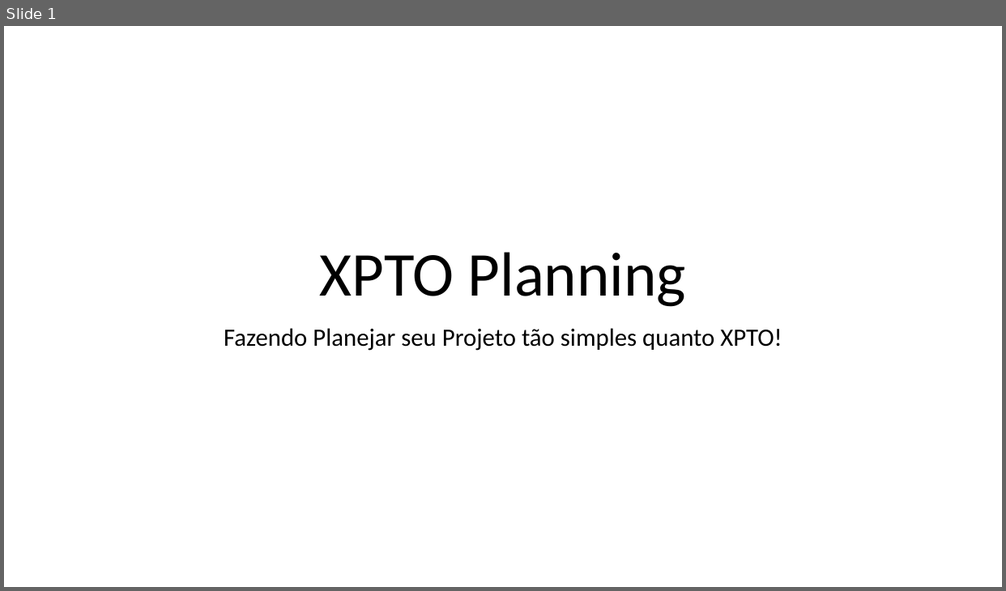
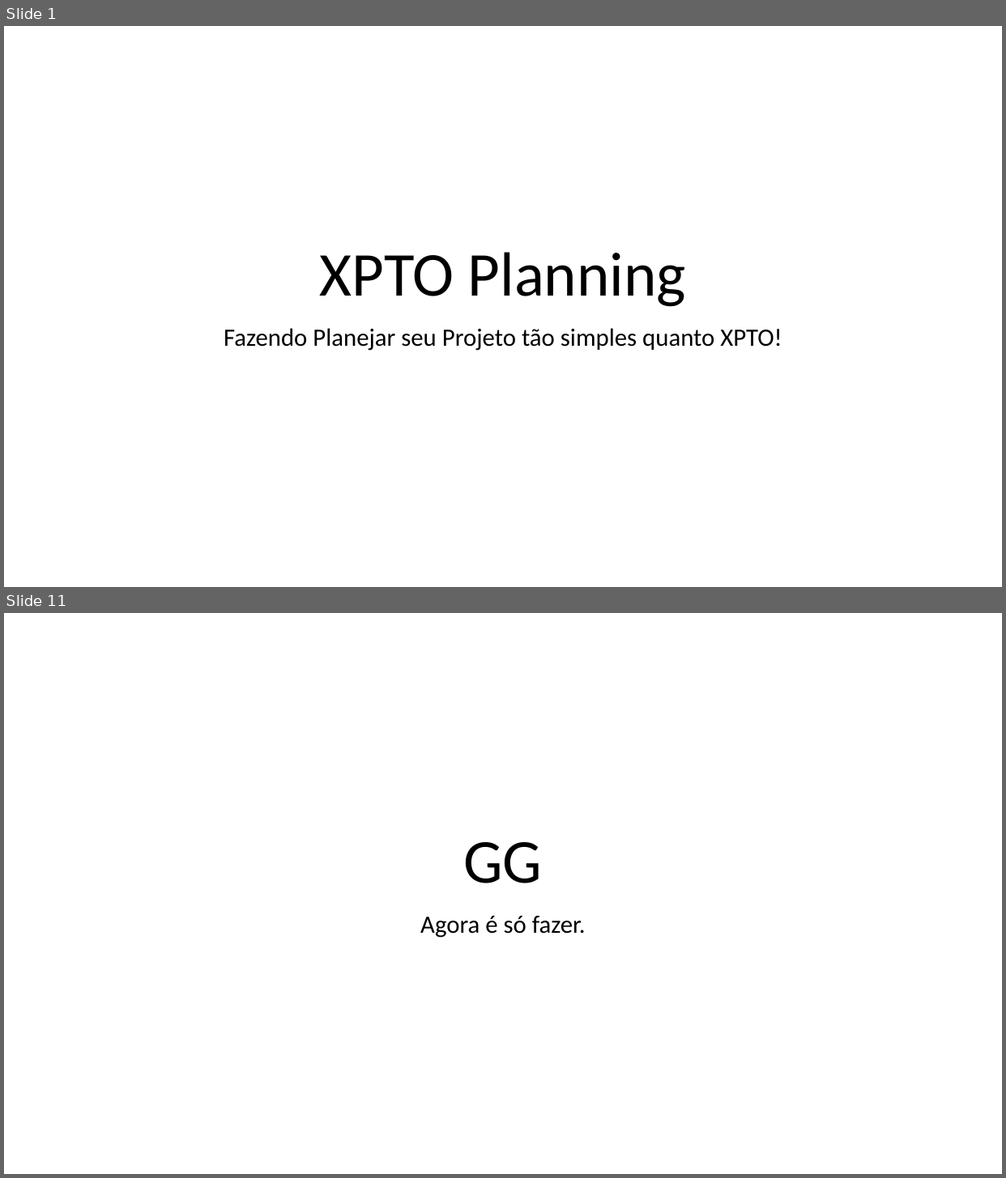
Before and after one commit to g0dkar/talpi, a slide deck: XPTO Planning.pptx. Shown one above the other, each under a label of ours: slide 1 before the commit, slides 1 and 11 after it; the slides between them are not shown. The pictures are 1006x591 and 1006x1178 pixels, drawn with LibreOffice and Linux fonts; fonts in the diff are those of the drawing; background and template pictures are left out. Boxes give left, top, right and bottom in pixels: in the first picture for what was removed or moved away, otherwise in the second. Text is boxed around its words. In the diff, an @@ line names an element or a change of style, - is before the commit and + after.

```diff
--- a/XPTO Planning.pptx
+++ b/XPTO Planning.pptx
@@ slide 11 added at bbox=[4, 613, 1002, 1174], background picture (left out) @@
@@ title added at bbox=[463, 842, 542, 884], 60 pt, text #000000 @@
+GG
@@ subtitle added at bbox=[420, 916, 586, 938], 24 pt, text #000000 @@
+Agora é só fazer.
```
Also in this commit, not shown: 9 other slides added, 1 slide removed.
